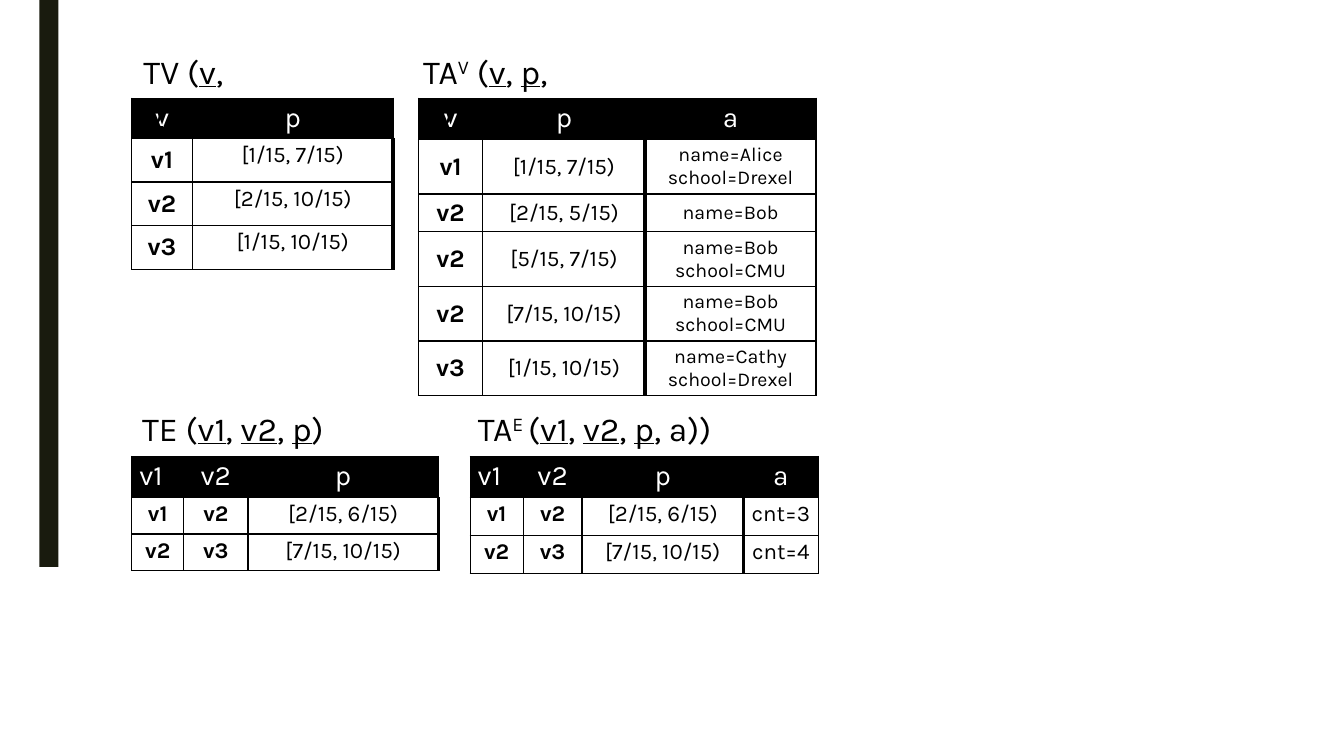
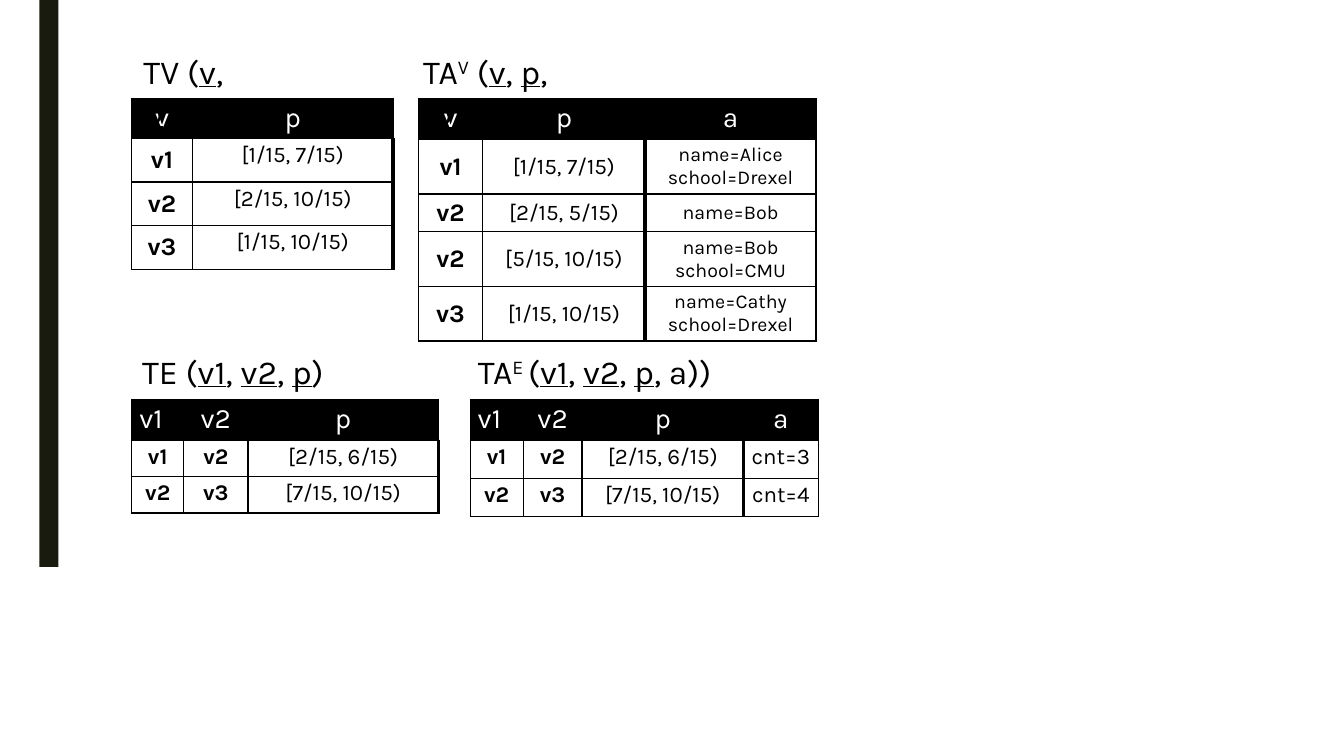
Before and after one commit to PortalDB/portal, a slide deck: slide 2 of paper/sigmod2017/figs/model.pptx. Drawn at 1344x756 pixels with LibreOffice and Linux fonts; fonts in the diff are those of the drawing. Boxes give left, top, right and bottom in pixels: in the first picture for what was removed or moved away, otherwise in the second. Text is boxed around its words. In the diff, an @@ line names an element or a change of style, - is before the commit and + after.

```diff
--- a/paper/sigmod2017/figs/model.pptx
+++ b/paper/sigmod2017/figs/model.pptx
@@ table at [418, 98, 816, 341] @@
-row 4: v2 | [5/15, 7/15) | name=Bob / school=CMU
-row 5: v2 | [7/15, 10/15) | name=Bob / school=CMU
+row 4: v2 | [5/15, 10/15) | name=Bob / school=CMU
@@ text "TE (v1, v2, p)": place and size @@
-text "TE (v1, v2, p)" at [142, 416, 324, 449]
+text "TE (v1, v2, p)" at [142, 359, 324, 392]
@@ text "TAE (v1, v2, p, a))": place and size @@
-text "TAE (v1, v2, p, a))" at [528, 416, 711, 449]
+text "TAE (v1, v2, p, a))" at [528, 359, 711, 392]
@@ table: place and size @@
-table at [132, 457, 439, 571]
+table at [132, 399, 439, 513]
@@ table: place and size @@
-table at [470, 457, 818, 574]
+table at [470, 399, 818, 516]
```
Also in this commit, not shown: 7 other slides changed, 2 slides added, 17 other files.
